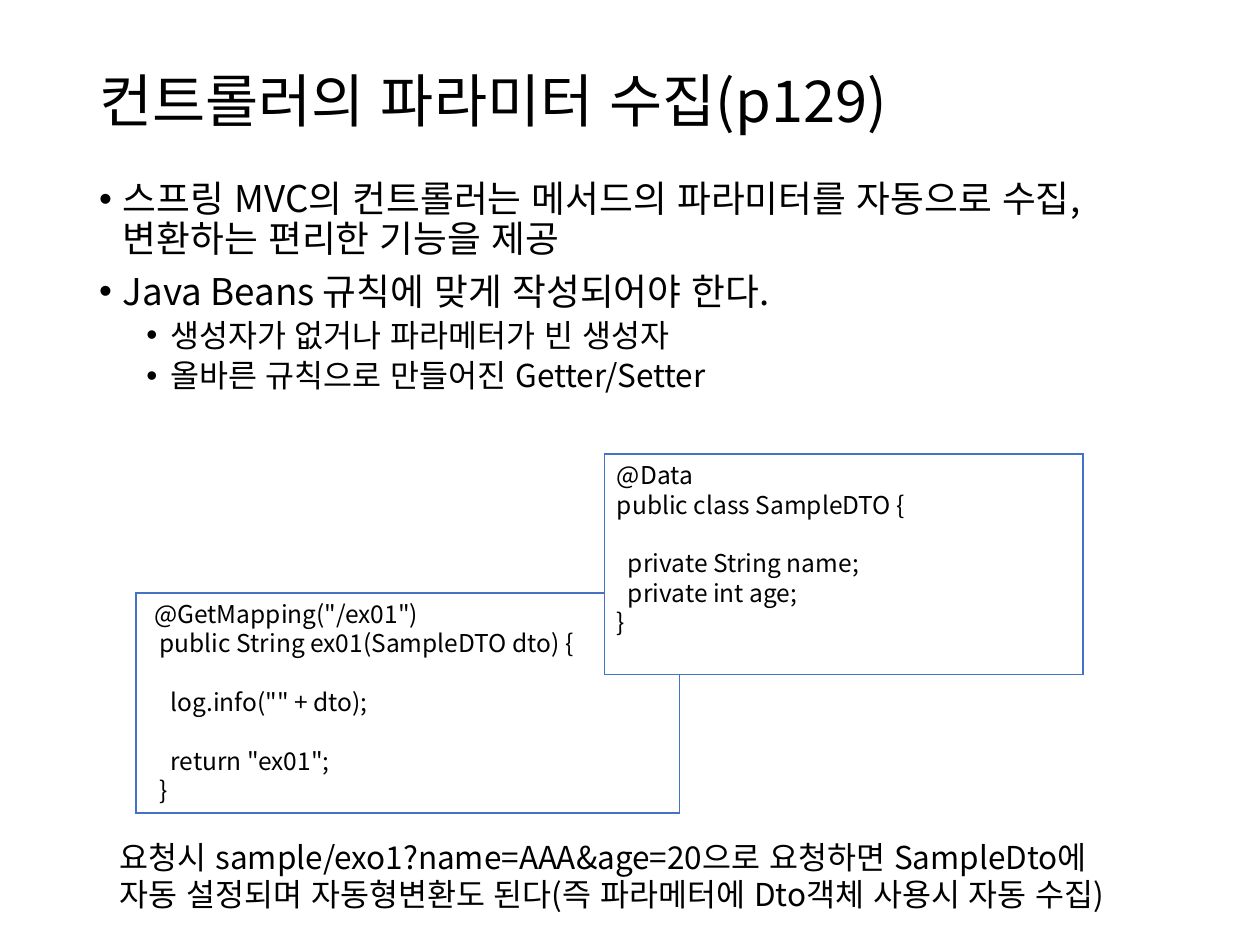
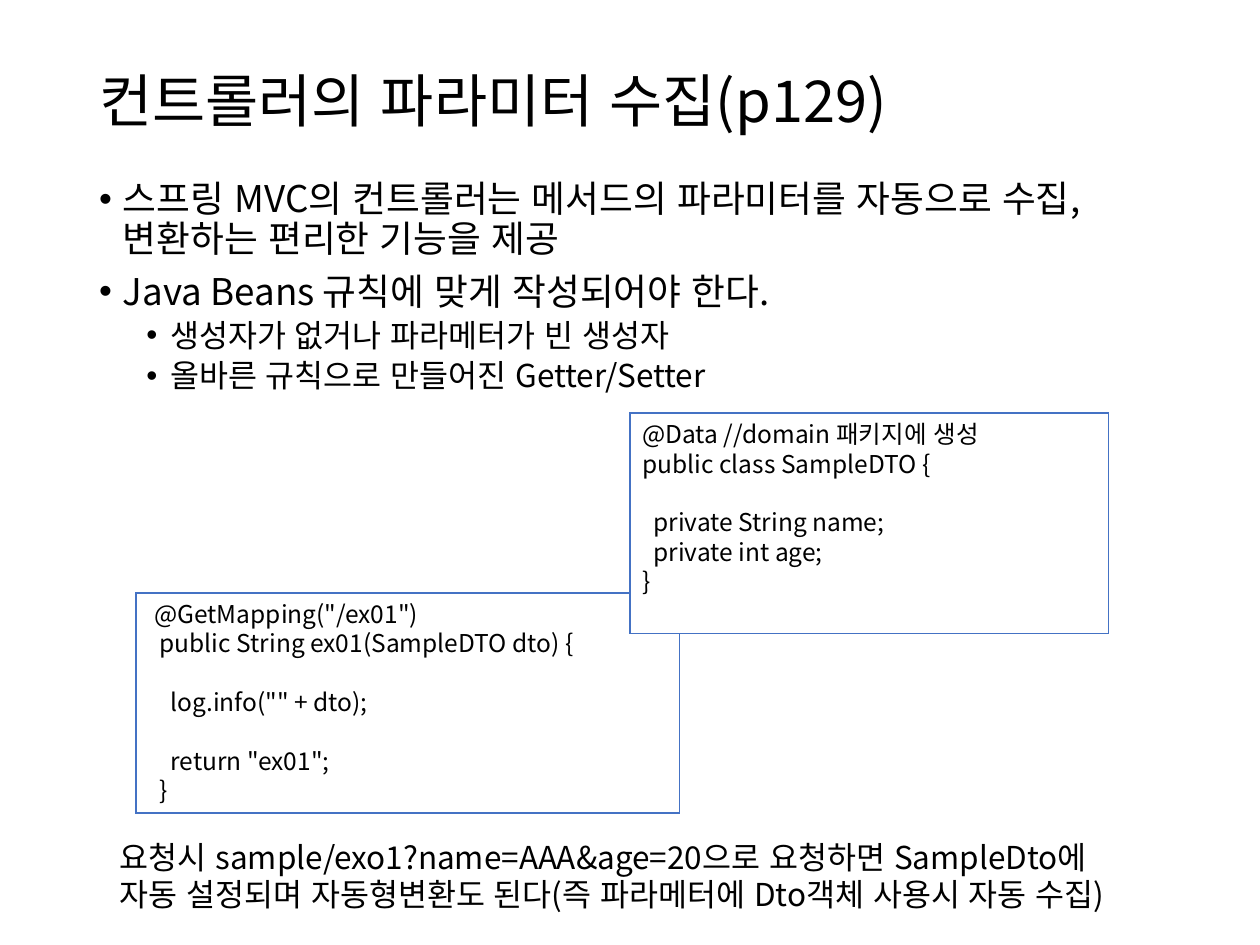
Before and after one commit to itrecipe/Web_Study_ez, a slide deck: slide 18 of spring - 학습자료/PART2.pptx. Drawn at 1260x945 pixels with LibreOffice and Linux fonts; fonts in the diff are those of the drawing. Boxes give left, top, right and bottom in pixels: in the first picture for what was removed or moved away, otherwise in the second. Text is boxed around its words. In the diff, an @@ line names an element or a change of style, - is before the commit and + after.

```diff
--- a/spring - 학습자료/PART2.pptx
+++ b/spring - 학습자료/PART2.pptx
@@ rectangle "@Data //domain 패키지에 생성": place and size @@
-rectangle "@Data //domain 패키지에 생성" at box(605, 454, 1084, 674)
+rectangle "@Data //domain 패키지에 생성" at box(630, 413, 1109, 634)
@@ text in rectangle at box(642, 422, 979, 448): text changed @@
-@Data
+@Data //domain 패키지에 생성
```
Also in this commit, not shown: 5 other slides changed.
